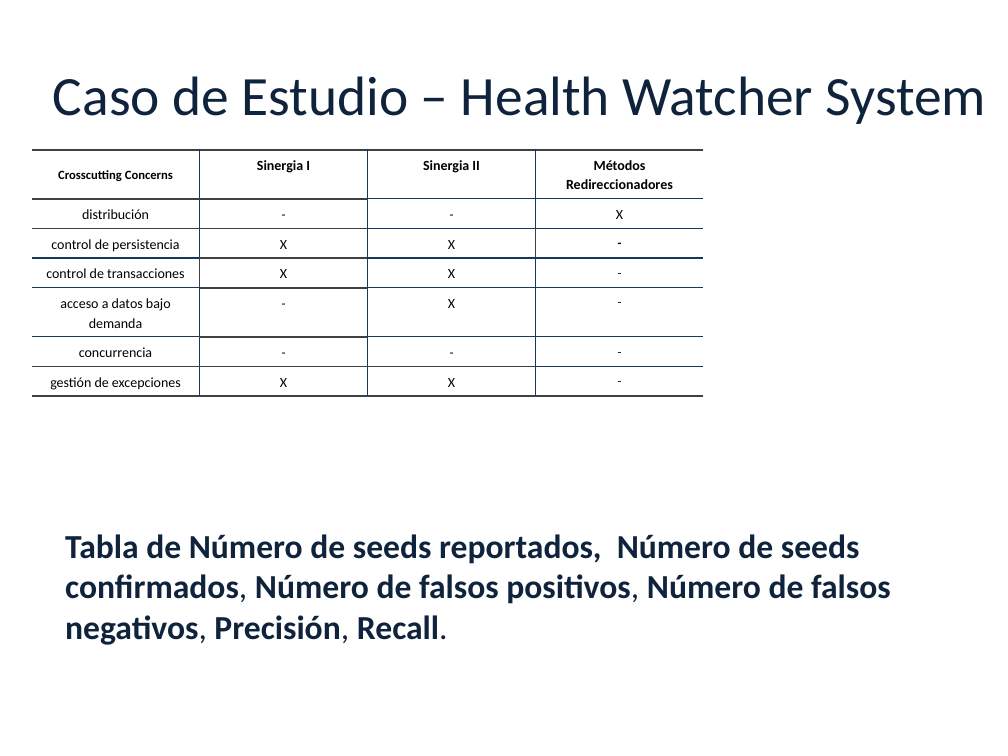
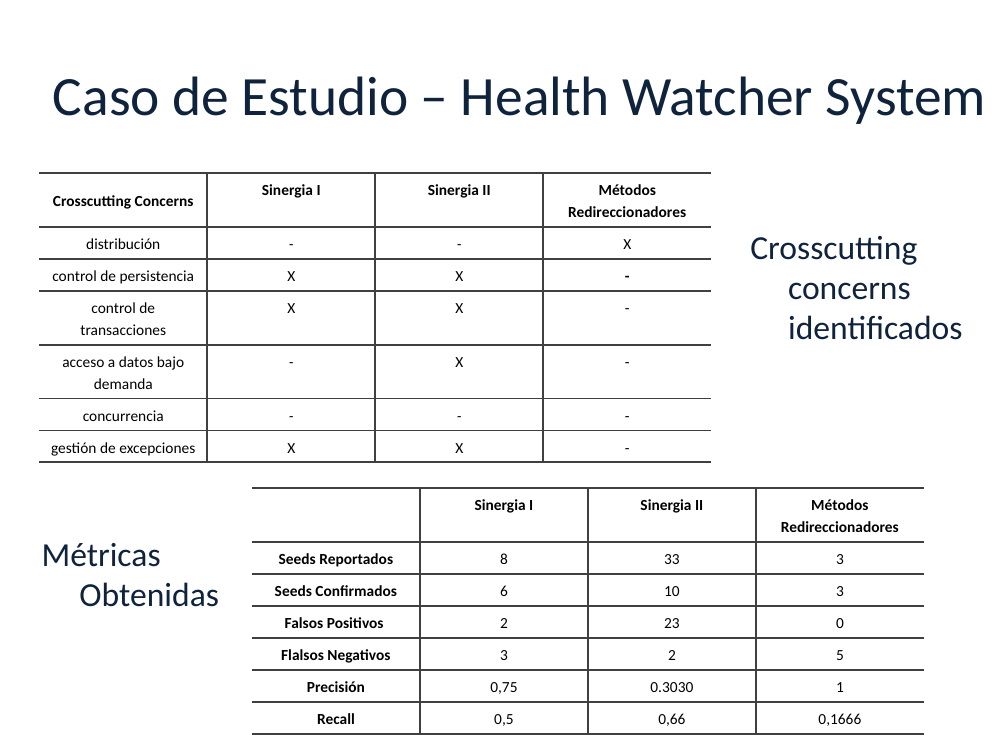
Before and after one commit to luciamasolaP/proyectofinal-informe, a slide deck: slide 29 of presentacion/Aspect Mining2-primera parte.pptx. Drawn at 1008x756 pixels with LibreOffice and Linux fonts; fonts in the diff are those of the drawing; background and template pictures are left out. Boxes give left, top, right and bottom in pixels: in the first picture for what was removed or moved away, otherwise in the second. Text is boxed around its words. In the diff, an @@ line names an element or a change of style, - is before the commit and + after.

```diff
--- a/presentacion/Aspect Mining2-primera parte.pptx
+++ b/presentacion/Aspect Mining2-primera parte.pptx
@@ table at (x1=39, y1=173, x2=713, y2=460) @@
@@ size 9 to 11 pt in "Crosscutting Concerns", "-", "-", "-" and 2 more places @@
@@ size 10 to 11 pt in "Sinergia I", "Sinergia II", "Métodos Redireccionadores", "distribución" and 18 more places @@
@@ borders changed @@
@@ table resized from (x1=31, y1=149, x2=705, y2=394) to (x1=39, y1=173, x2=713, y2=460) @@
@@ text added at (x1=750, y1=236, x2=962, y2=340), 24 pt, text #0F233C @@
+Crosscutting concerns identificados
@@ table added at (x1=252, y1=488, x2=925, y2=730), 7 rows, 4 columns @@
+ | Sinergia I | Sinergia II | Métodos Redireccionadores
+Seeds Reportados | 8 | 33 | 3
+Seeds Confirmados | 6 | 10 | 3
+Falsos Positivos | 2 | 23 | 0
+Flalsos Negativos | 3 | 2 | 5
+Precisión | 0,75 | 0.3030 | 1
+Recall | 0,5 | 0,66 | 0,1666
@@ text removed at (x1=65, y1=534, x2=891, y2=645) @@
-Tabla de Número de seeds reportados, Número de seeds confirmados, Número de falsos positivos, Número de falsos negativos, Precisión, Recall.
@@ text added at (x1=42, y1=543, x2=219, y2=607), 24 pt, text #0F233C @@
+Métricas Obtenidas
```
Also in this commit, not shown: 16 other slides changed.
